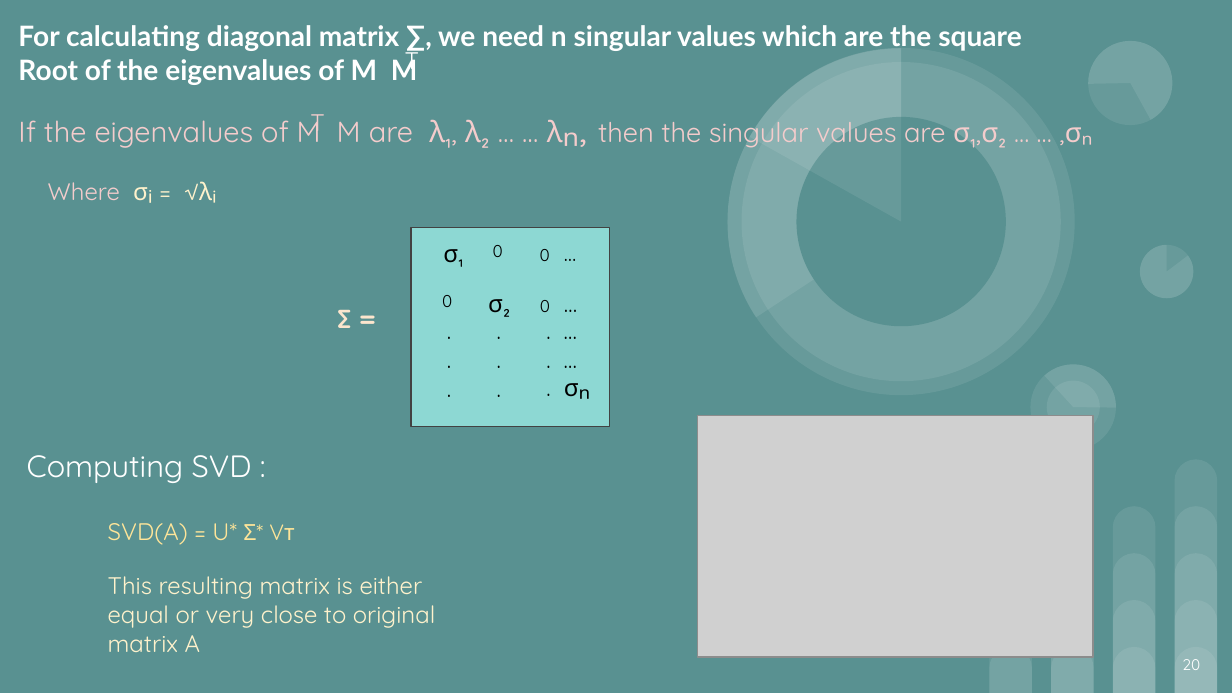
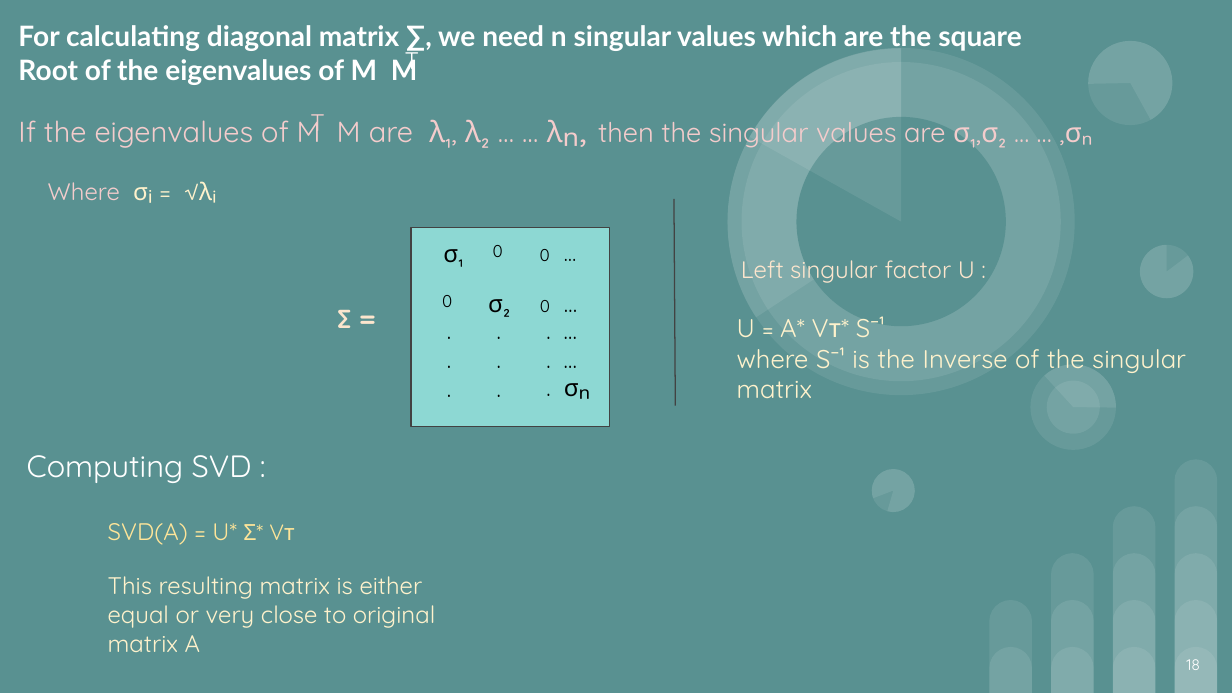
Before and after one commit to Juriez/SPL-1, a slide deck: slide 18 of Final Slide.pptx (slide 20 before the commit). Drawn at 1232x693 pixels with LibreOffice and Linux fonts; fonts in the diff are those of the drawing; grey boxes stand for pictures. Boxes give left, top, right and bottom in pixels: in the first picture for what was removed or moved away, otherwise in the second. Text is boxed around its words. In the diff, an @@ line names an element or a change of style, - is before the commit and + after.

```diff
--- a/Final Slide.pptx
+++ b/Final Slide.pptx
@@ line added from (674, 198) to (675, 405), #424242 0.75 pt @@
@@ text added at [741, 260, 975, 283], 14 pt, text #FCE5CD @@
+Left singular factor U :
@@ text added at [737, 316, 1186, 398], 15 pt, text #FFF2CC @@
+U = A* Vт* S⁻¹
+where S⁻¹ is the Inverse of the singular matrix
@@ picture removed at [697, 415, 1093, 657] @@
@@ ellipse added at [867, 464, 921, 518], fill #FFFFFF at 9% opacity @@
@@ pie slice (boxed as its full ellipse) added at [867, 464, 921, 518], fill #FFFFFF at 9% opacity @@
@@ page number at [1186, 659, 1200, 670]: text changed @@
-20
+18
```
Also in this commit, not shown: 12 other slides changed, 1 slide added, 4 slides removed.
